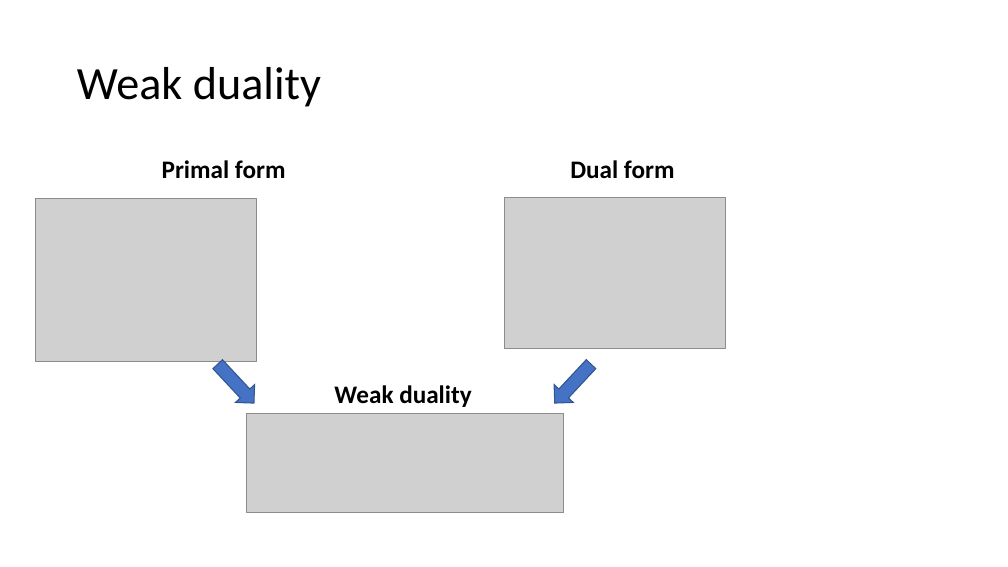
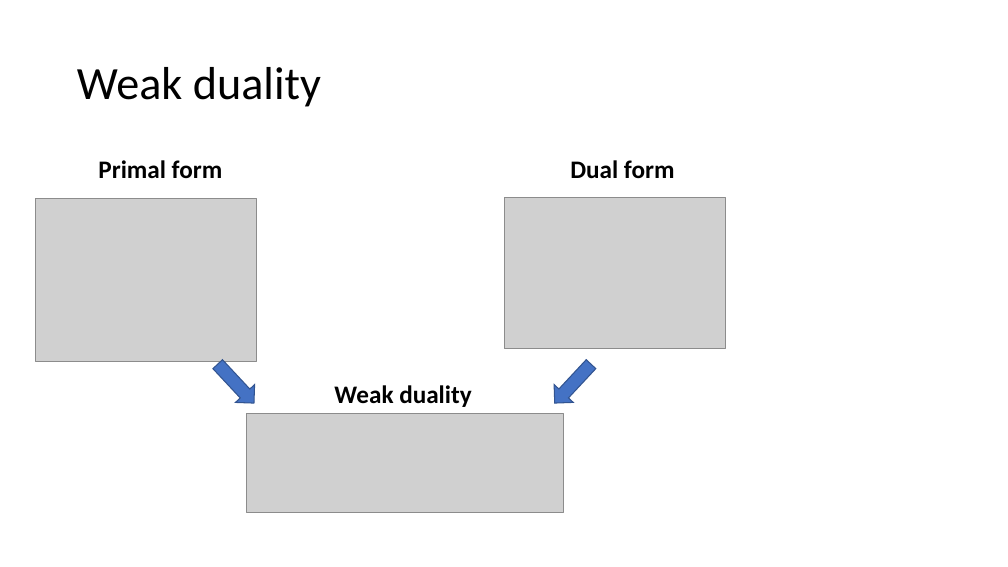
Before and after one commit to khanhnguyendata/duality, a slide deck: slide 5 of ppt/Duality copy.pptx. Drawn at 1008x567 pixels with LibreOffice and Linux fonts; fonts in the diff are those of the drawing; grey boxes stand for pictures. Boxes give left, top, right and bottom in pixels: in the first picture for what was removed or moved away, otherwise in the second. Text is boxed around its words. In the diff, an @@ line names an element or a change of style, - is before the commit and + after.

```diff
--- a/ppt/Duality copy.pptx
+++ b/ppt/Duality copy.pptx
@@ text "Primal form": place and size @@
-text "Primal form" at bbox=[162, 160, 286, 179]
+text "Primal form" at bbox=[98, 160, 223, 178]
```
Also in this commit, not shown: 1 other slide changed, 1 slide added.
